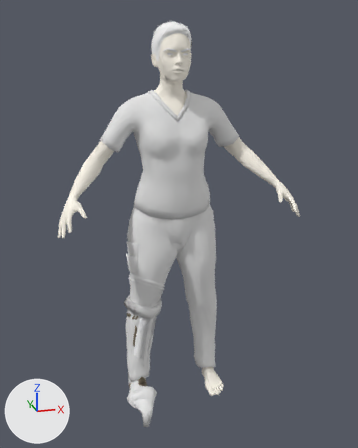
Before and after pictures for a commit that changed the Blender file blend/woman/w0_B_Bandaging.blend.
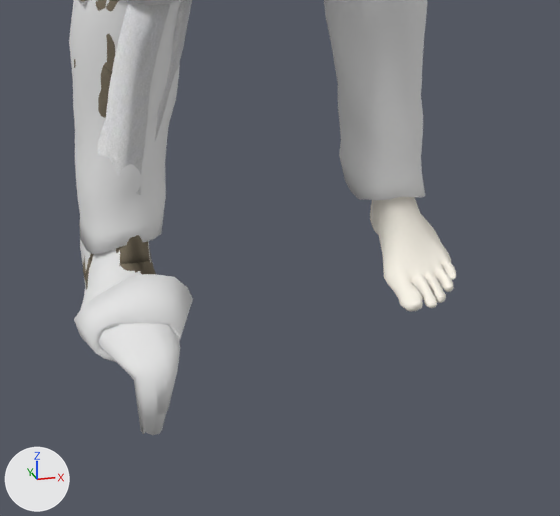
Old and new are each drawn whole from a 50 mm camera at (-0.669, -2.493, 1.824) aimed at (0.021, -0.101, 1.01) and again close up on the part from 30% to 70% of the width and 71% to 100% of the height. Lighting does not change. The marker at lower left points along +X, +Y and +Z.

Objects in the first close-up: 'AppliedJersey_OnLeg', 'AppliedJersey_OnLeg_FoldedTop', 'AppliedJersey_OnLeg_FoldedTopBottom', 'BandageOnLeg_Gruped', 'Padding_LeftSide_Leg', 'Padding_RightSide_Leg', 'W0:Adult_female_genitalia', 'W0:Harvey_fscrubbottoms2_', 'W0:Harvey_fscrubbottoms2_Fixed'.
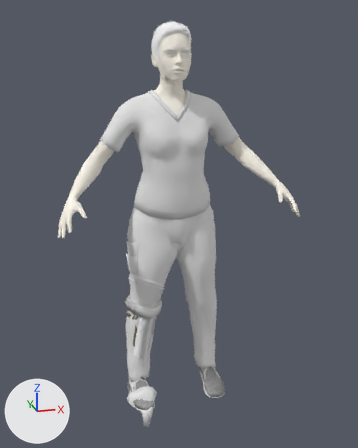
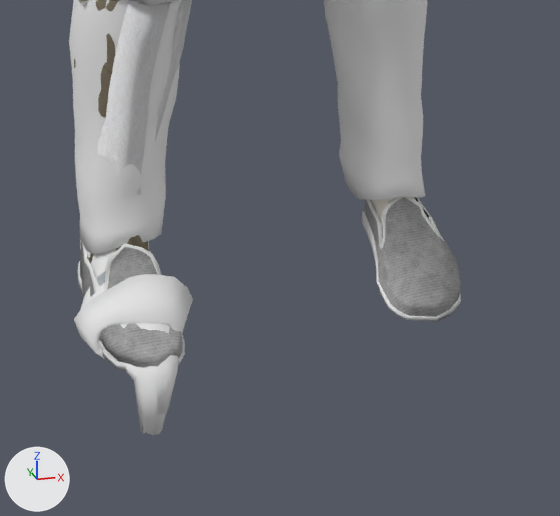
The change, as a list of edits to the scene's bpy script:
```text
Add img_shoesuv_normal:
    img_shoesuv_normal = load_image('ShoesUV_Normal', '../BandageShoes/ShoesUVDiffuse.png', 1024, 1024, 'sRGB')
Add img_shoesuv_normal_png:
    img_shoesuv_normal_png = load_image('ShoesUV_Normal.png', '../BandageShoes/ShoesUV_Normal.png', 1024, 1024, 'sRGB')
Add mat_shoebodyoutside:
    mat_shoebodyoutside = bpy.data.materials.new('ShoeBodyOutside')
    # uses the picture img_shoesuv_normal
    # uses the picture img_shoesuv_normal_png
Add me_plane_006:
    me_plane_006.from_pydata(...)  # 726 vertices, 702 faces; spans x -0.067..0.061, y -0.143..0.159, z -0.045..0.068
    me_plane_006.polygons.foreach_set('use_smooth', [True] * 702)
    me_plane_006.materials.append(mat_shoebodyoutside)
Add me_plane_000:
    me_plane_000.from_pydata(...)  # 726 vertices, 702 faces; spans x -0.06..0.066, y -0.143..0.153, z -0.045..0.061
    me_plane_000.polygons.foreach_set('use_smooth', [True] * 702)
    me_plane_000.materials.append(mat_shoebodyoutside)
Add ob_shoe_r_forimplement:
    ob_shoe_r_forimplement = bpy.data.objects.new('Shoe_R_ForImplement', me_plane_006)
    ob_shoe_r_forimplement.location = (-0.212, -0.133, 0.039)
Add ob_shoe_l_forimplement:
    ob_shoe_l_forimplement = bpy.data.objects.new('Shoe_L_ForImplement', me_plane_000)
    ob_shoe_l_forimplement.location = (0.212, -0.133, 0.039)
```

Changed parts and their boxes (x1, y1, x2, y2) in the close-ups (560 x 516 px):
'Shoe_L_ForImplement', added: after (362, 197, 461, 322)
'Shoe_R_ForImplement', added: after (78, 241, 185, 371)
'W0:Adult_female_genitalia', unchanged, covered by the edit: before (370, 197, 456, 311); after (372, 197, 416, 222)
'AppliedJersey_OnLeg_FoldedTop', unchanged, covered by the edit: (83, 0, 184, 414) in both
